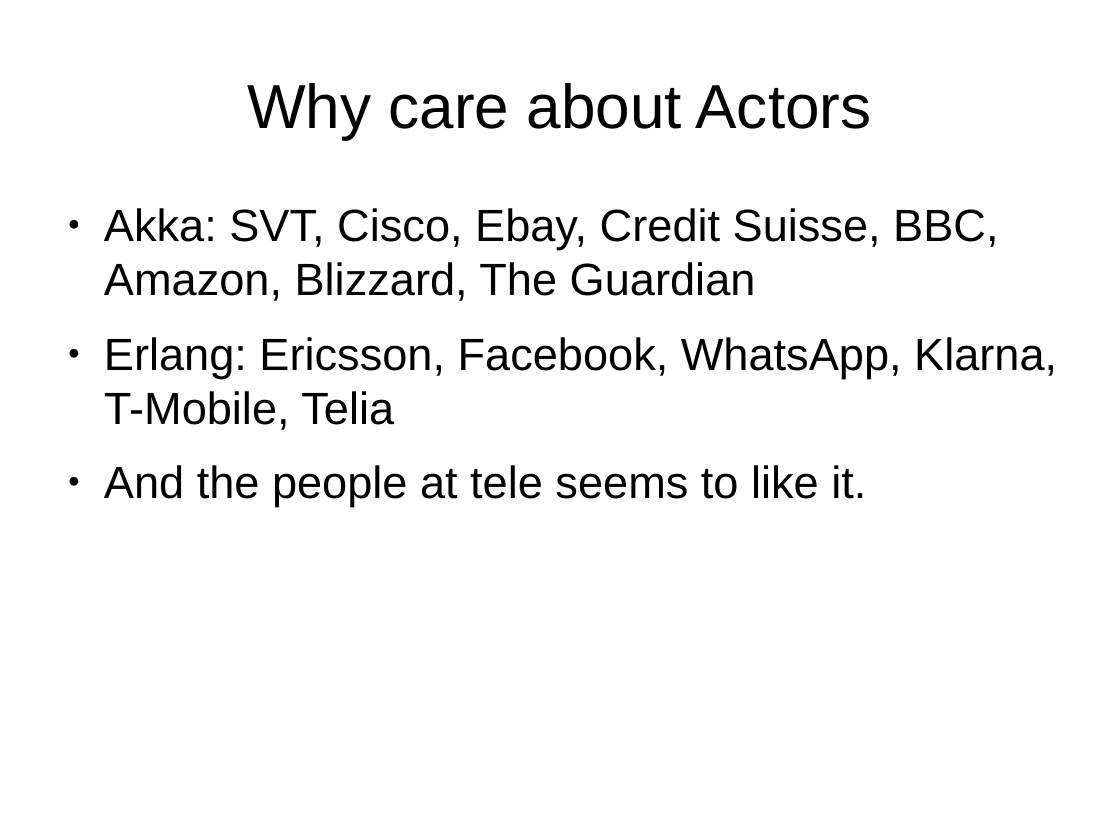
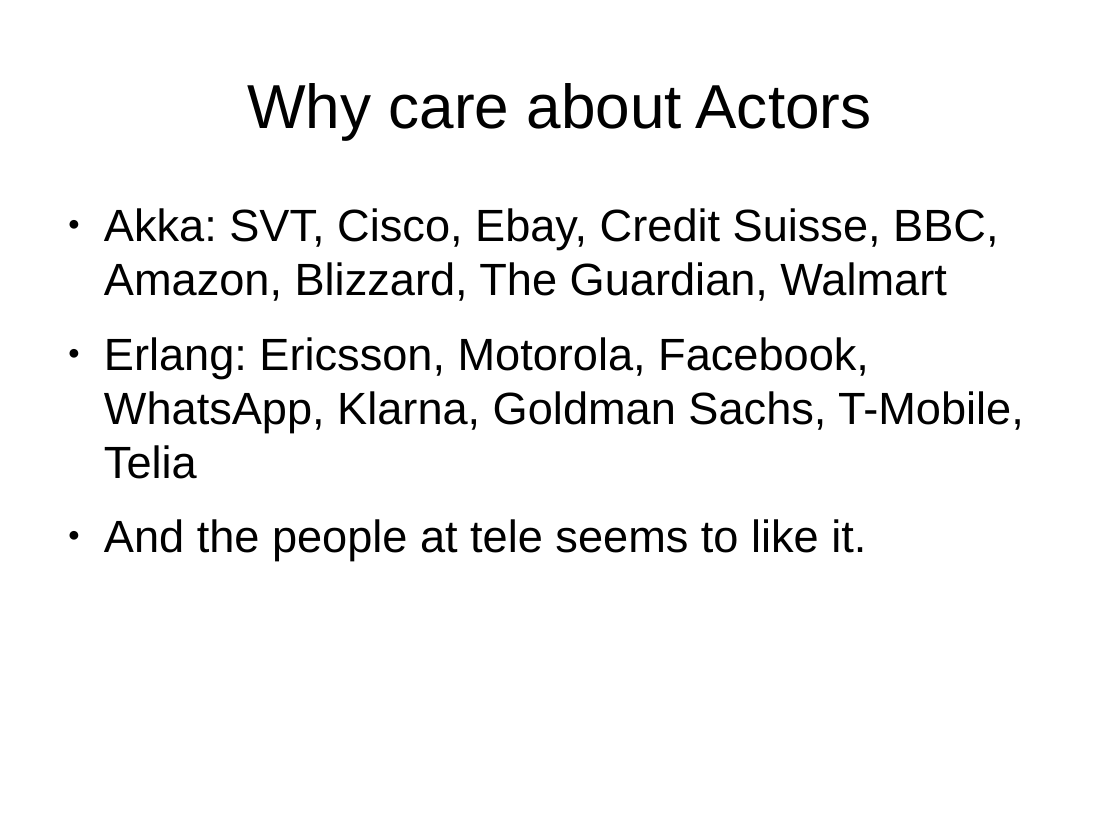
Before and after one commit to tormeh/sanntidpres, a slide deck: slide 2 of Actor model verification talk.odp. Drawn at 1120x840 pixels with LibreOffice and Linux fonts; fonts in the diff are those of the drawing. Boxes give left, top, right and bottom in pixels: in the first picture for what was removed or moved away, otherwise in the second. Text is boxed around its words. In the diff, an @@ line names an element or a change of style, - is before the commit and + after.

```diff
--- a/Actor model verification talk.odp
+++ b/Actor model verification talk.odp
@@ text at bbox=[104, 208, 1024, 479]: text changed @@
-● Akka: SVT, Cisco, Ebay, Credit Suisse, BBC, Amazon, Blizzard, The Guardian
-● Erlang: Ericsson, Facebook, WhatsApp, Klarna, T-Mobile, Telia
+● Akka: SVT, Cisco, Ebay, Credit Suisse, BBC, Amazon, Blizzard, The Guardian, Walmart
+● Erlang: Ericsson, Motorola, Facebook, WhatsApp, Klarna, Goldman Sachs, T-Mobile, Telia
```
Also in this commit, not shown: 7 other slides changed, 9 slides added, 1 slide removed, 6 other files.
